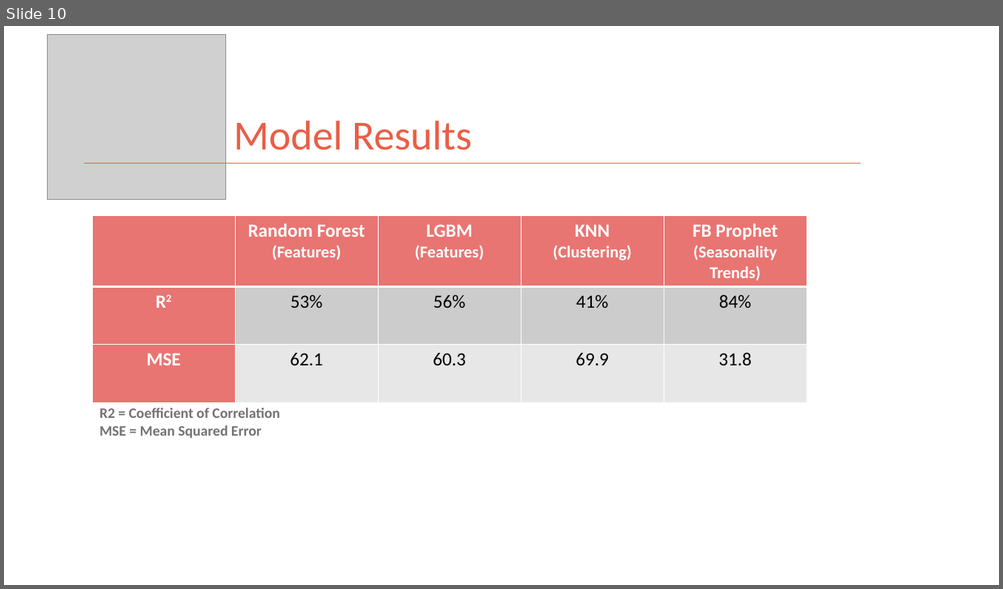
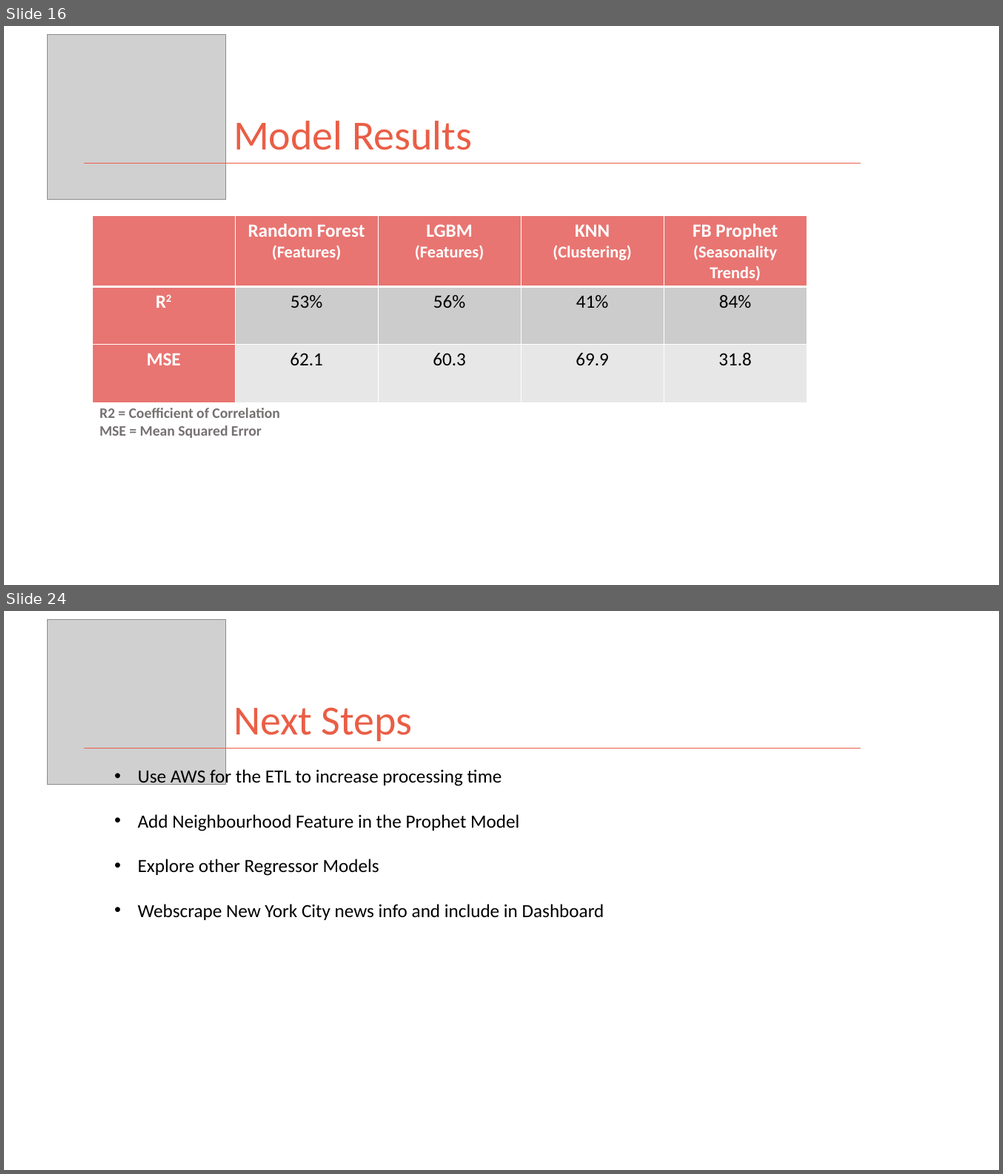
Before and after one commit to kman4/AirbnbPredictions, a slide deck: Airbnb Price Predictions (Model).pptx. Shown one above the other, each under a label of ours: slide 10 before the commit, slides 16 and 24 after it; the slides between them are not shown. The pictures are 1003x589 and 1003x1174 pixels, drawn with LibreOffice and Linux fonts; fonts in the diff are those of the drawing; grey boxes stand for pictures. Boxes give left, top, right and bottom in pixels: in the first picture for what was removed or moved away, otherwise in the second. Text is boxed around its words. In the diff, an @@ line names an element or a change of style, - is before the commit and + after.

Commit message:
add cover image and update powerpoint

```diff
--- a/Airbnb Price Predictions (Model).pptx
+++ b/Airbnb Price Predictions (Model).pptx
@@ slide 24 added at <box>4,611,999,1170</box>, background #FFFFFF @@
@@ picture added at <box>47,620,225,785</box> @@
@@ title added at <box>233,707,412,741</box>, 40 pt, text #EA5E46 @@
+Next Steps
@@ line added from (84, 749) to (860, 749), #EA5E46 1 pt @@
@@ text added at <box>138,768,604,920</box>, 18 pt, text #000000 @@
+• Use AWS for the ETL to increase processing time
+• Add Neighbourhood Feature in the Prophet Model
+• Explore other Regressor Models
+• Webscrape New York City news info and include in Dashboard
@@ what was slide 10 is now slide 16 @@
```
Also in this commit, not shown: 5 slides changed, 10 other slides added, 2 slides removed, 1 other file.
